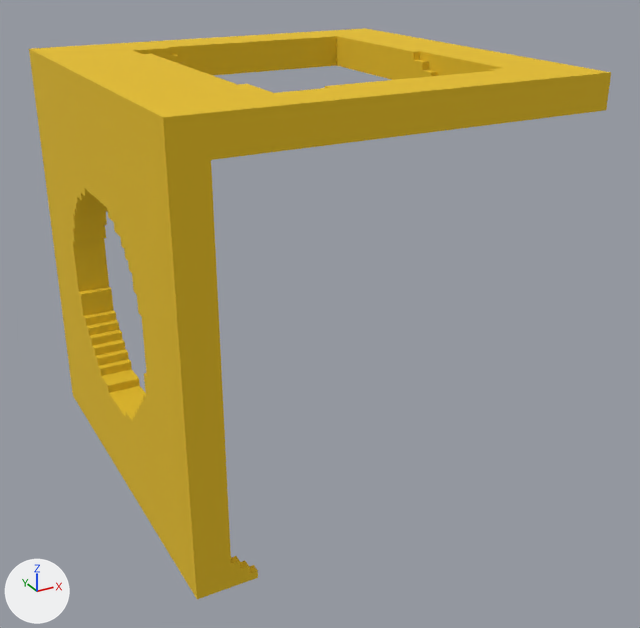
Two versions of the glTF model models/chunk2.gltf, one commit apart.
Camera for both pictures: a 50 mm lens placed at (-48.9, -95.0, 64.4), pointed at (1.3, -3.8, 18.8). The axes (+X, +Y, +Z) are drawn at lower left. The lights are the same throughout.

Objects in the first picture: '00-Local.003'.
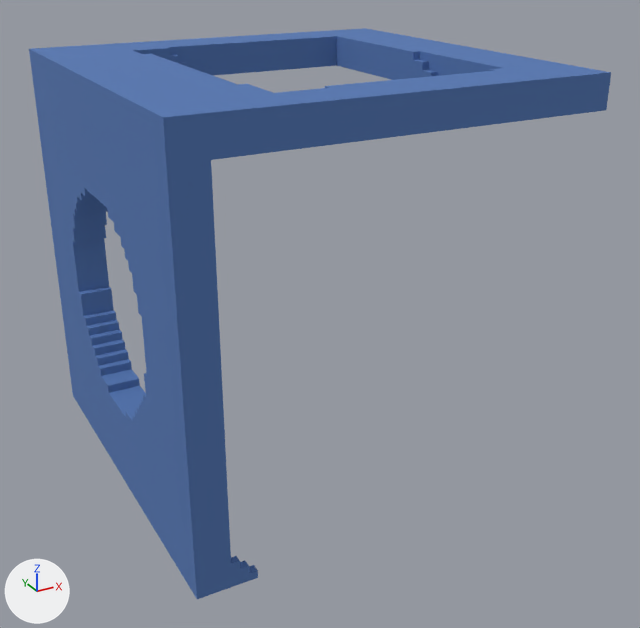
The newer file is also turned or shifted as a whole; pictures and numbers use the older file's frame.

Location of each change, (x1, y1, x2, y2) in pixels of the pictures (640 x 628 px):
'00-Local.003', recoloured (yellow to blue): (29, 28, 611, 599) in both

Edits to the bpy script that builds the scene:
```text
Add img_image_0_1:
    img_image_0_1 = load_image('Image_0-1', 'Image_0-1.png', 128, 64, 'sRGB')
Add mat_00_material_005:
    mat_00_material_005 = bpy.data.materials.new('00-Material.005')
    # uses the picture img_image_0_1
    # uses the picture img_image_1
Change me_00_mesh_007:
    where me_00_mesh_007.from_pydata(...)  # 375 vertices, 510 faces; spans x -25.0..25.0, y -25.0..25.0, z -25.0..25.0
    remove me_00_mesh_007.materials.append(mat_00_material_007)
    add me_00_mesh_007.materials.append(mat_00_material_005)
```
